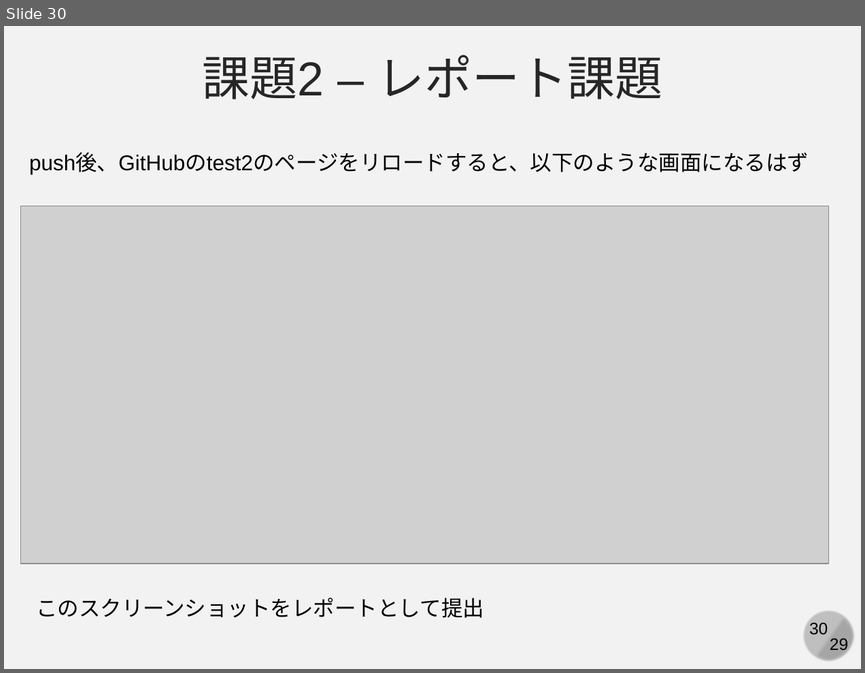
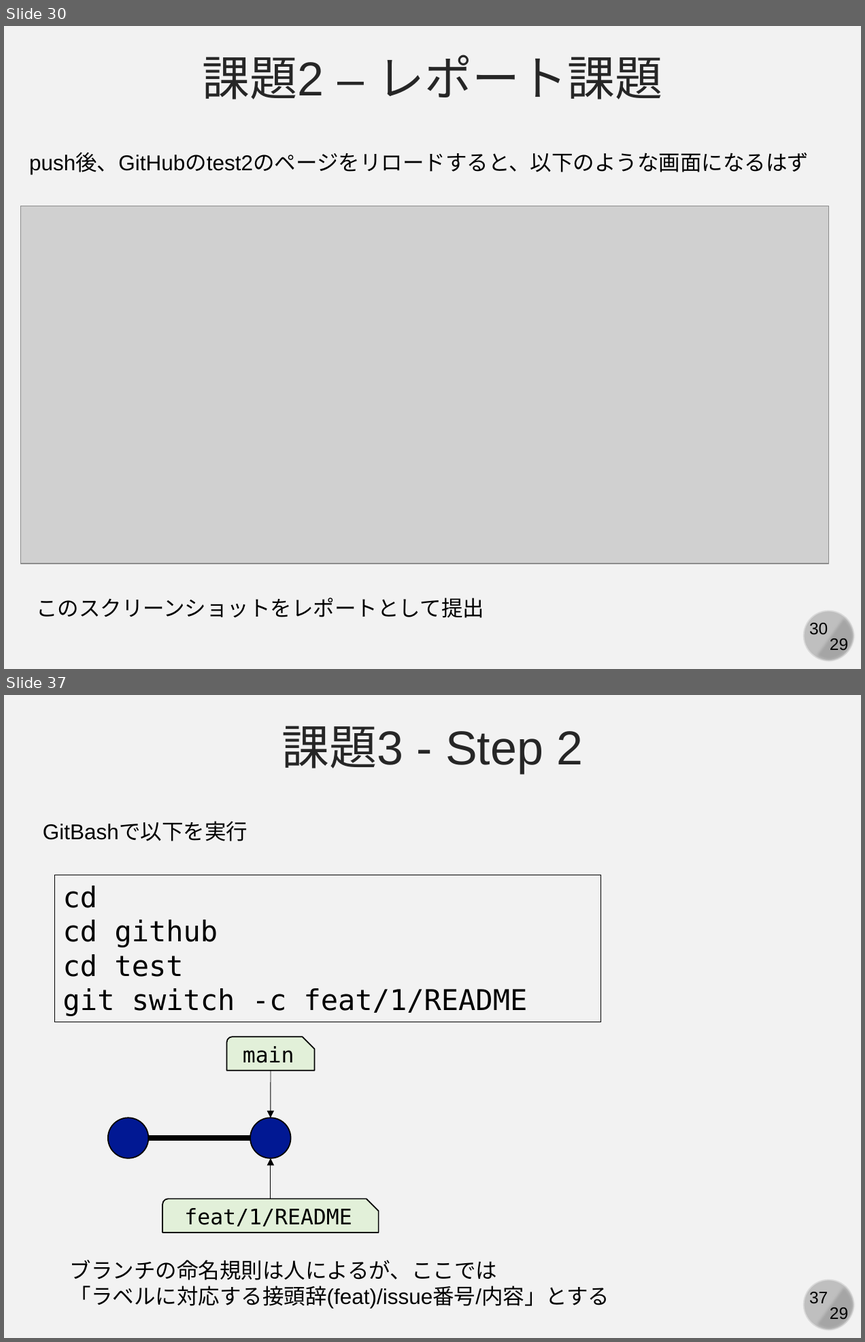
Before and after one commit to kaityo256/github, a slide deck: practice_github/fig/github_ex03.pptx. Shown one above the other, each under a label of ours: slide 30 before the commit, slides 30 and 37 after it; the slides between them are not shown. The pictures are 865x673 and 865x1342 pixels, drawn with LibreOffice and Linux fonts; fonts in the diff are those of the drawing; grey boxes stand for pictures. Boxes give left, top, right and bottom in pixels: in the first picture for what was removed or moved away, otherwise in the second. Text is boxed around its words. In the diff, an @@ line names an element or a change of style, - is before the commit and + after.

```diff
--- a/practice_github/fig/github_ex03.pptx
+++ b/practice_github/fig/github_ex03.pptx
@@ slide 37 added at box(4, 695, 861, 1338), background #F2F2F2; not listed: 4 template elements that a slide beside it also shows @@
@@ text added at box(281, 726, 583, 773), 40 pt, text #262626 @@
+課題3 - Step 2
@@ text added at box(43, 822, 247, 841), 18 pt, text #000000 @@
+GitBashで以下を実行
@@ rectangle added at box(54, 875, 601, 1022), outline #000000 0.75 pt, 24 pt, text #000000 @@
+cd
+cd github
+cd test
+git switch -c feat/1/README
@@ snip round rect added at box(227, 1037, 314, 1070), fill #E2F0D9, outline #000000 1 pt, 18 pt, text #000000 @@
+main
@@ arrow added from (271, 1070) to (271, 1117), #000000 0.5 pt @@
@@ ellipse added at box(107, 1117, 148, 1157), fill #011893, outline #000000 1 pt @@
@@ ellipse added at box(250, 1117, 290, 1157), fill #011893, outline #000000 1 pt @@
@@ line added from (149, 1138) to (250, 1138), #000000 4.5 pt @@
@@ arrow added from (271, 1199) to (271, 1157), #000000 0.5 pt @@
@@ snip round rect added at box(162, 1199, 379, 1232), fill #E2F0D9, outline #000000 1 pt, 18 pt, text #000000 @@
+feat/1/README
@@ text added at box(70, 1259, 610, 1308), 18 pt, text #000000 @@
+ブランチの命名規則は人によるが、ここでは
+「ラベルに対応する接頭辞(feat)/issue番号/内容」とする
```
Also in this commit, not shown: 12 other slides added.
